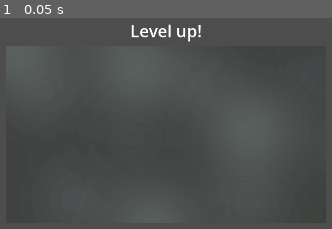
Above: before the commit, frame 1.
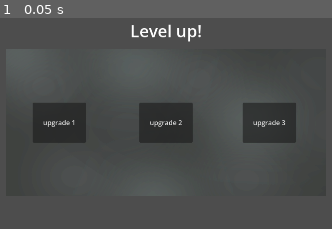
Above: after the commit, the same moment.

Repository: HeroHunterIguess/untitled-wip-game
Game: Godot game, scene res://scenes/menus/upgrade_menu.tscn
Two runs of this game, one before a commit and one after it. Both use one fixed random seed, a clock stepped at 60 frames per second and the inputs below. This scene is started directly instead of the project's main scene.
Inputs:
- Up to frame 1 (0.05 s): no input

The runs differ from the first frame. In frame 1, 8.9% of the frame differs, in the area x 9-90%, y 40-60%.

Commit message:
add buttons to upgrade menu

Diff:
--- a/scenes/menus/upgrade_menu.tscn
+++ b/scenes/menus/upgrade_menu.tscn
@@ -6,8 +6,8 @@
 
 [node name="Background" type="Sprite2D" parent="." unique_id=209718088]
 modulate = Color(2.5329797, 2.5329797, 2.5329797, 1)
-position = Vector2(960.00006, 428.00003)
-scale = Vector2(0.29999998, 0.29444447)
+position = Vector2(959.99994, 400)
+scale = Vector2(0.29999998, 0.24444439)
 texture = ExtResource("1_j4pd8")
 
 [node name="Label" type="Label" parent="." unique_id=2114032475]
@@ -18,3 +18,24 @@
 theme_override_font_sizes/font_size = 40
 text = "Level up!"
 horizontal_alignment = 1
+
+[node name="Button" type="Button" parent="." unique_id=652821797]
+offset_left = 640.0
+offset_top = 352.0
+offset_right = 768.0
+offset_bottom = 448.0
+text = "upgrade 1"
+
+[node name="Button2" type="Button" parent="." unique_id=1792014959]
+offset_left = 896.0
+offset_top = 352.0
+offset_right = 1024.0
+offset_bottom = 448.0
+text = "upgrade 2"
+
+[node name="Button3" type="Button" parent="." unique_id=1153812013]
+offset_left = 1144.0
+offset_top = 352.0
+offset_right = 1272.0
+offset_bottom = 448.0
+text = "upgrade 3"
